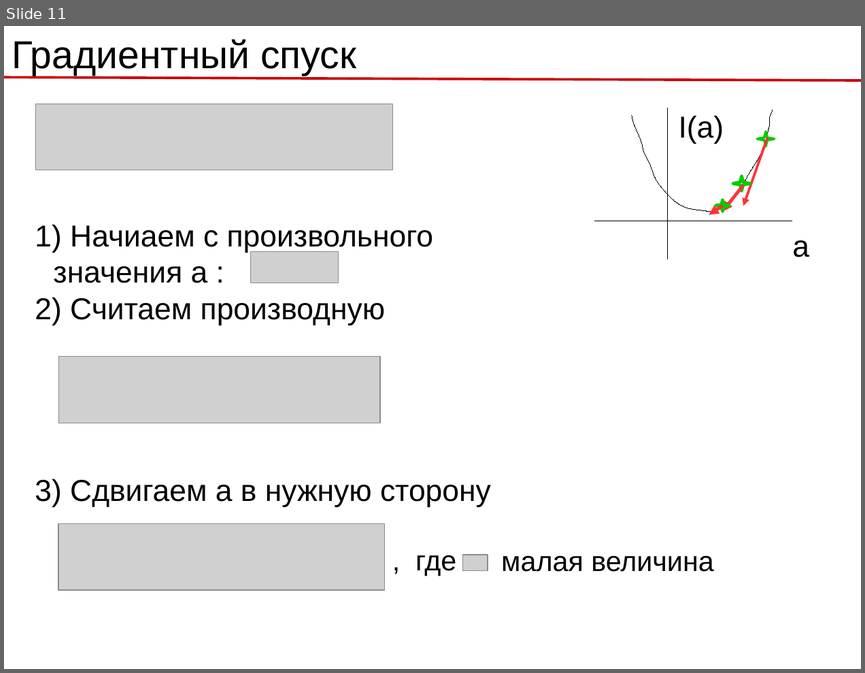
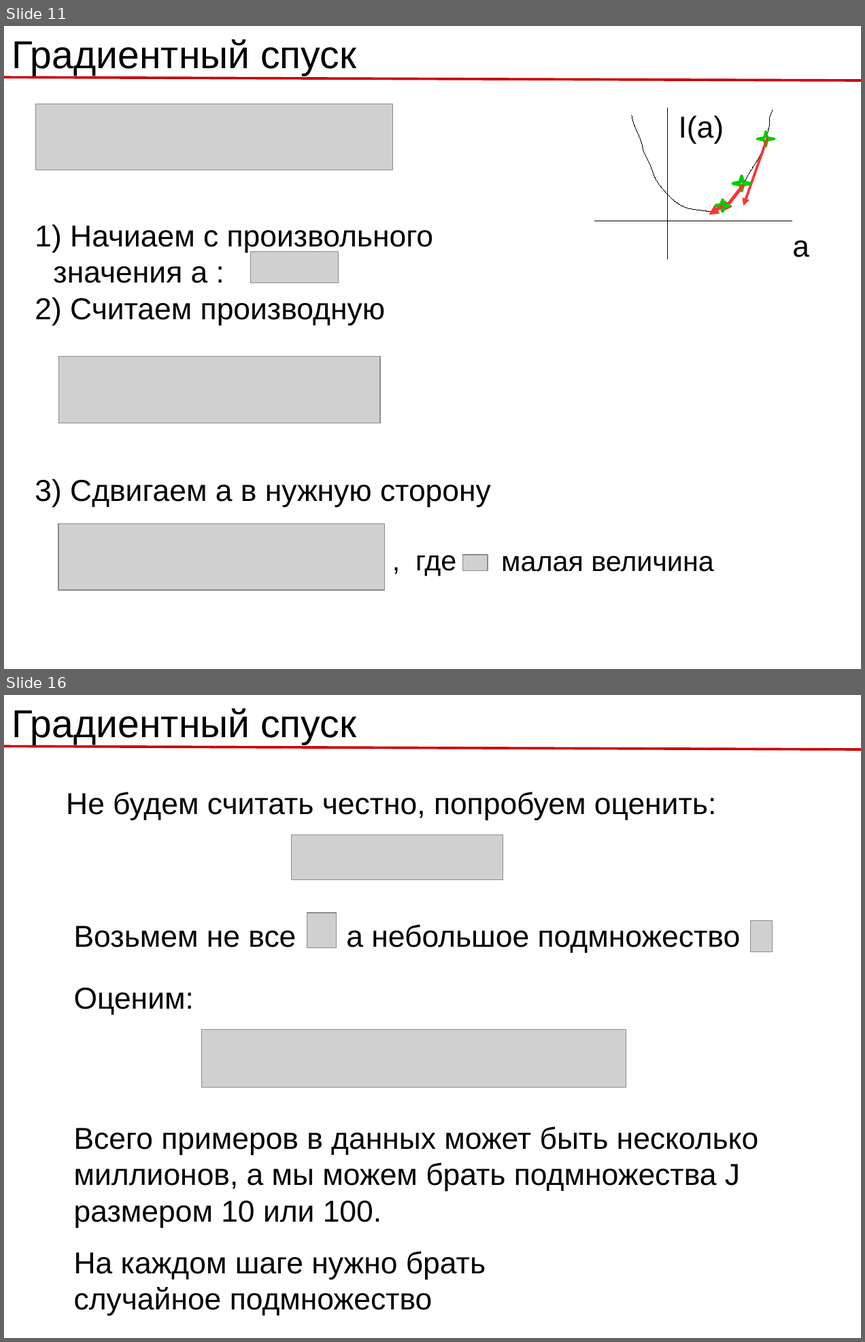
Before and after one commit to rykachevskiy/239, a slide deck: 1/1.1 Линейная регрессия, градиентный спуск.odp. Shown one above the other, each under a label of ours: slide 11 before the commit, slides 11 and 16 after it; the slides between them are not shown. The pictures are 865x673 and 865x1342 pixels, drawn with LibreOffice and Linux fonts; fonts in the diff are those of the drawing; grey boxes stand for pictures. Boxes give left, top, right and bottom in pixels: in the first picture for what was removed or moved away, otherwise in the second. Text is boxed around its words. In the diff, an @@ line names an element or a change of style, - is before the commit and + after.

```diff
--- a/1/1.1 Линейная регрессия, градиентный спуск.odp
+++ b/1/1.1 Линейная регрессия, градиентный спуск.odp
@@ slide 16 added at bbox=[4, 695, 861, 1338], background #FFFFFF @@
@@ text added at bbox=[11, 708, 356, 745], 36 pt, text #000000 @@
+Градиентный спуск
@@ line added from (4, 746) to (861, 749), #CC0000 2.3 pt @@
@@ text added at bbox=[66, 792, 716, 821], 28 pt, text #000000 @@
+Не будем считать честно, попробуем оценить:
@@ picture added at bbox=[292, 835, 503, 880] @@
@@ picture added at bbox=[307, 913, 337, 948] @@
@@ text added at bbox=[74, 924, 740, 953], 28 pt, text #000000 @@
+Возьмем не все а небольшое подмножество
@@ picture added at bbox=[751, 921, 772, 951] @@
@@ text added at bbox=[74, 987, 194, 1015], 28 pt, text #000000 @@
+Оценим:
@@ picture added at bbox=[201, 1030, 626, 1087] @@
@@ text added at bbox=[74, 1126, 759, 1227], 28 pt, text #000000 @@
+Всего примеров в данных может быть несколько миллионов, а мы можем брать подмножества J размером 10 или 100.
@@ text added at bbox=[74, 1251, 485, 1315], 28 pt, text #000000 @@
+На каждом шаге нужно брать случайное подмножество
```
Also in this commit, not shown: 5 slides changed, 3 other slides added, 1 other file.
